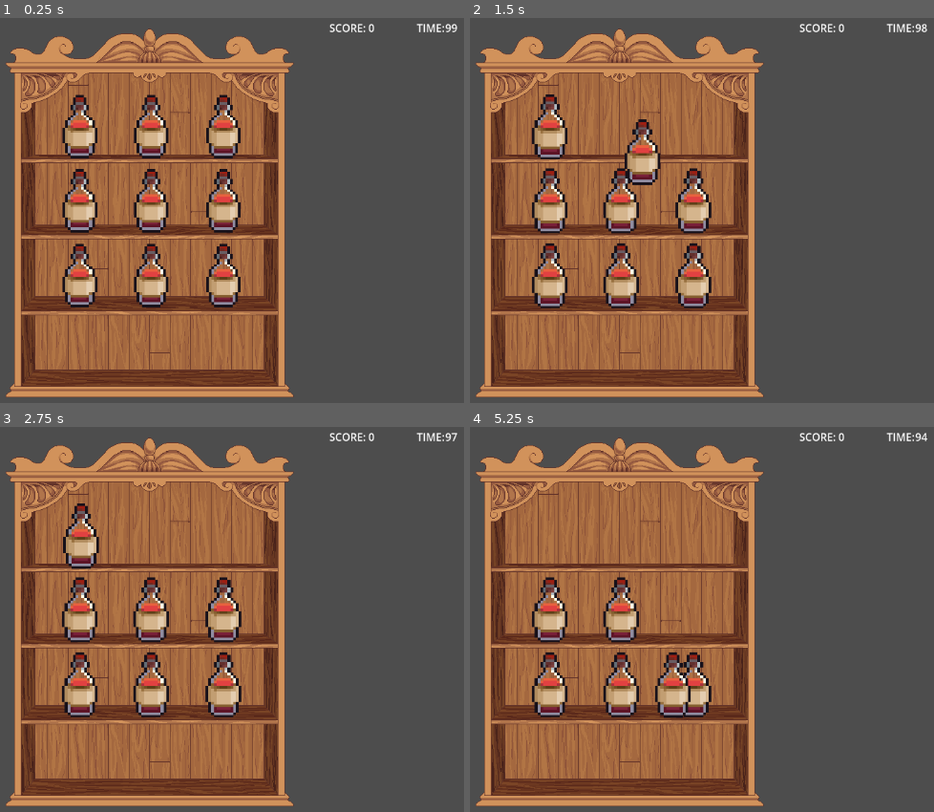
Above: before the commit, frames 1-4 (two rows, left to right).
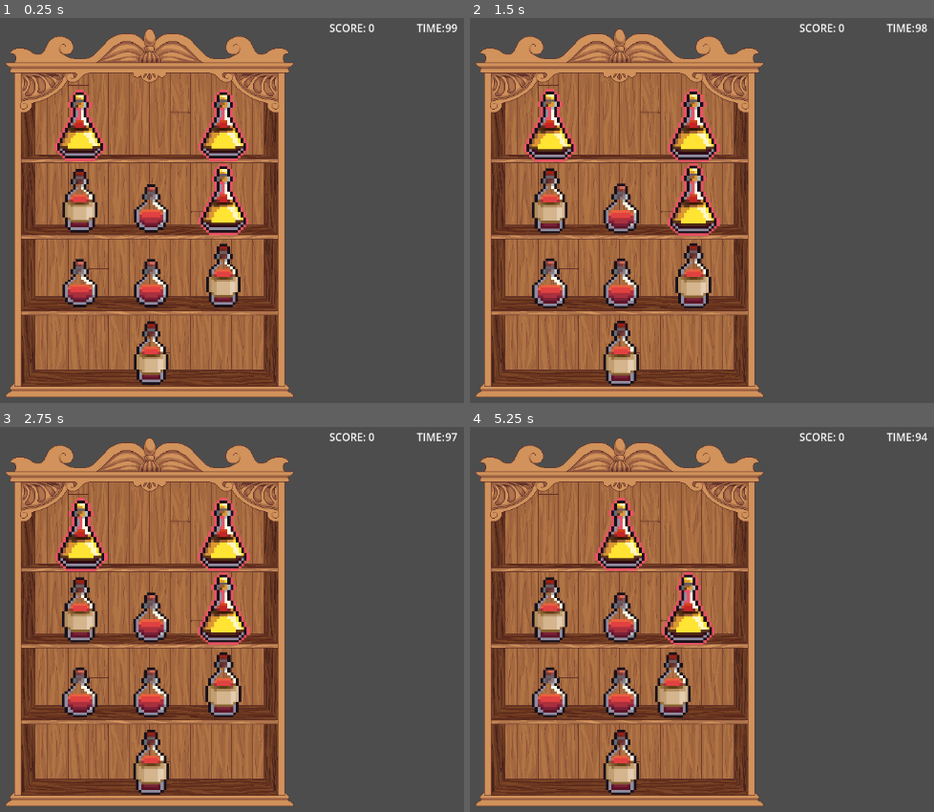
Above: after the commit, the same moments.

Repository: TAVI0/alignipottins
Game: Godot game, scene res://main.tscn
The game is run twice, just before and just after one commit, with the same random seed, the same clock (stepped at 60 frames per second) and the same inputs.
Inputs (mouse positions are in pixels of both pictures, inside the frame that each line leads up to):
- Up to frame 1 (0.25 s): no input
- Up to frame 2 (1.5 s): drag from (692, 121) to (618, 198) at 0.52 s; drag from (623, 121) to (683, 198) at 1.27 s
- Up to frame 3 (2.75 s): move the mouse to (78, 530) at 2.02 s; press the mouse at (78, 530) at 2.03 s
- Up to frame 4 (5.25 s): release the mouse at (548, 530) at 2.75 s; tap Enter at 2.75 s; drag from (692, 604) to (548, 530) at 2.77 s; drag from (692, 530) to (623, 604) at 3.52 s; drag from (683, 604) to (548, 681) at 4.27 s; move the mouse to (669, 681) at 5.02 s; press the mouse at (669, 681) at 5.03 s

The runs differ from the first frame. In frame 1, 7.2% of the frame differs, in the area x 11-54%, y 18-96%; in frame 2, 7.7%; in frame 3, 6.8%; in frame 4, 6.4%.

Commit message:
agregadas posiones aleatorias

Diff:
--- a/main.tscn
+++ b/main.tscn
@@ -38,7 +38,6 @@
 position = Vector2(49.1537, -0.0792703)
 
 [node name="ContentMarker" type="Node2D" parent="shelf/Shelves/Markers/Marker2D"]
-position = Vector2(-49.249, 2.98023e-07)
 
 [node name="BackContent" type="Node2D" parent="shelf/Shelves/Markers/Marker2D"]
 position = Vector2(-49.249, 2.98023e-07)
@@ -56,7 +55,6 @@
 position = Vector2(-48.5563, -0.079271)
 
 [node name="ContentMarker" type="Node2D" parent="shelf/Shelves/Markers/Marker2D3"]
-position = Vector2(48.461, 2.93217e-06)
 
 [node name="BackContent" type="Node2D" parent="shelf/Shelves/Markers/Marker2D3"]
 position = Vector2(-49.249, 2.98023e-07)
@@ -79,7 +77,6 @@
 position = Vector2(49.1537, -0.0792703)
 
 [node name="ContentMarker" type="Node2D" parent="shelf/Shelves2/Markers/Marker2D"]
-position = Vector2(-49.249, 2.98023e-07)
 
 [node name="BackContent" type="Node2D" parent="shelf/Shelves2/Markers/Marker2D"]
 position = Vector2(-49.249, 2.98023e-07)
@@ -97,7 +94,6 @@
 position = Vector2(-48.5563, -0.079271)
 
 [node name="ContentMarker" type="Node2D" parent="shelf/Shelves2/Markers/Marker2D3"]
-position = Vector2(48.461, 2.93217e-06)
 
 [node name="BackContent" type="Node2D" parent="shelf/Shelves2/Markers/Marker2D3"]
 position = Vector2(-49.249, 2.98023e-07)
@@ -120,7 +116,6 @@
 position = Vector2(49.1537, -0.0792703)
 
 [node name="ContentMarker" type="Node2D" parent="shelf/Shelves3/Markers/Marker2D"]
-position = Vector2(-49.249, 2.98023e-07)
 
 [node name="BackContent" type="Node2D" parent="shelf/Shelves3/Markers/Marker2D"]
 position = Vector2(-49.249, 2.98023e-07)
@@ -138,7 +133,6 @@
 position = Vector2(-48.5563, -0.079271)
 
 [node name="ContentMarker" type="Node2D" parent="shelf/Shelves3/Markers/Marker2D3"]
-position = Vector2(48.461, 2.93217e-06)
 
 [node name="BackContent" type="Node2D" parent="shelf/Shelves3/Markers/Marker2D3"]
 position = Vector2(-49.249, 2.98023e-07)
@@ -161,7 +155,6 @@
 position = Vector2(49.1537, -0.0792703)
 
 [node name="ContentMarker" type="Node2D" parent="shelf/Shelves4/Markers/Marker2D"]
-position = Vector2(-49.249, 2.98023e-07)
 
 [node name="BackContent" type="Node2D" parent="shelf/Shelves4/Markers/Marker2D"]
 position = Vector2(-0.133458, 0.0790371)
@@ -179,7 +172,7 @@
 position = Vector2(-48.5563, -0.079271)
 
 [node name="ContentMarker" type="Node2D" parent="shelf/Shelves4/Markers/Marker2D3"]
-position = Vector2(48.461, 2.93217e-06)
+position = Vector2(-0.133455, 0.0790369)
 
 [node name="BackContent" type="Node2D" parent="shelf/Shelves4/Markers/Marker2D3"]
 position = Vector2(-0.133458, 0.0790371)
--- a/scripts/global.gd
+++ b/scripts/global.gd
@@ -1,15 +1,25 @@
 extends Node
 
 var SCORE = 0
-var POTS = 9
+var POTS = []
 var SHELVES = 4
 
 
 # Called when the node enters the scene tree for the first time.
 func _ready() -> void:
+	set_pots_group()
 	pass # Replace with function body.
 
-
+func set_pots_group():
+	var numgroup = 0
+	for i in SHELVES:
+		POTS.append(numgroup)
+		POTS.append(numgroup)
+		POTS.append(numgroup)
+		numgroup+=1
+	POTS.shuffle()
+	print("POTS GROUP CREADO")
+	pass
 # Called every frame. 'delta' is the elapsed time since the previous frame.
 func _process(delta: float) -> void:
 	pass
--- a/scripts/shelves.gd
+++ b/scripts/shelves.gd
@@ -6,6 +6,7 @@
 
 func _ready() -> void:
 	add_potion()
+	checkSet()
 	pass
 
 func _process(delta: float) -> void:
@@ -60,11 +61,13 @@
 
 func add_potion():
 	for marker in markers.get_children():
-		print("POTS: ",GLOBAL.POTS)
-		if GLOBAL.POTS != 0:
+		if GLOBAL.POTS != null:
 			var decoration: Draggable = DRAGGABLE.instantiate()
-			decoration.group = 1
-			marker.add_child(decoration)
-			GLOBAL.POTS -= 1
+			decoration.group =  GLOBAL.POTS[0]
+			GLOBAL.POTS.erase(decoration.group)
+			if decoration.group == 3:
+				decoration.queue_free()
+			else:
+				marker.get_child(0).add_child(decoration)
 			pass
 	pass
